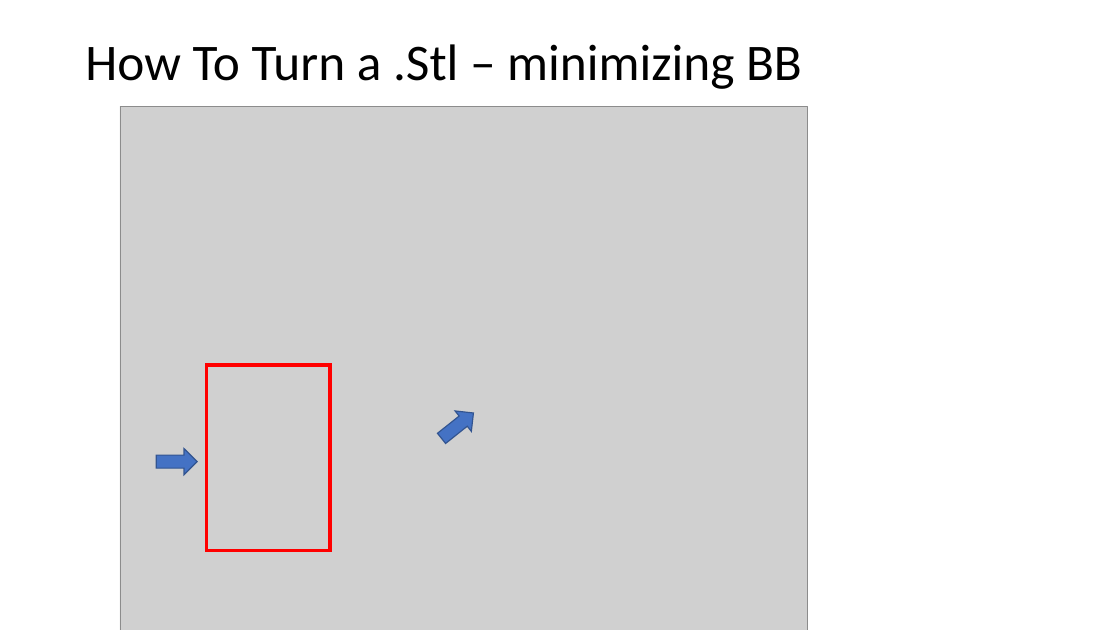
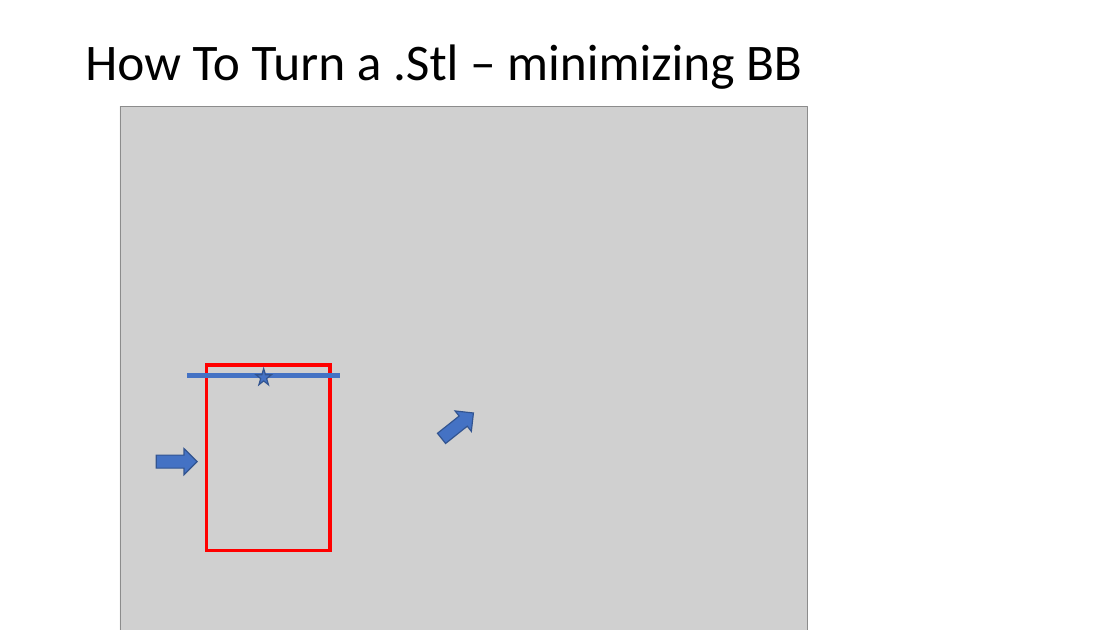
Before and after one commit to JanNalivaika/SSD_EXT, a slide deck: slide 7 of misc/Segmentation.pptx. Drawn at 1120x630 pixels with LibreOffice and Linux fonts; fonts in the diff are those of the drawing; grey boxes stand for pictures. Boxes give left, top, right and bottom in pixels: in the first picture for what was removed or moved away, otherwise in the second. Text is boxed around its words. In the diff, an @@ line names an element or a change of style, - is before the commit and + after.

```diff
--- a/misc/Segmentation.pptx
+++ b/misc/Segmentation.pptx
@@ line added from (187, 376) to (340, 376), #4472C4 4.5 pt @@
@@ star added at (256, 369, 271, 385), fill #4472C4, outline #325491 1 pt @@
```
Also in this commit, not shown: 2 other slides changed, 5 slides added, 3 other files.
